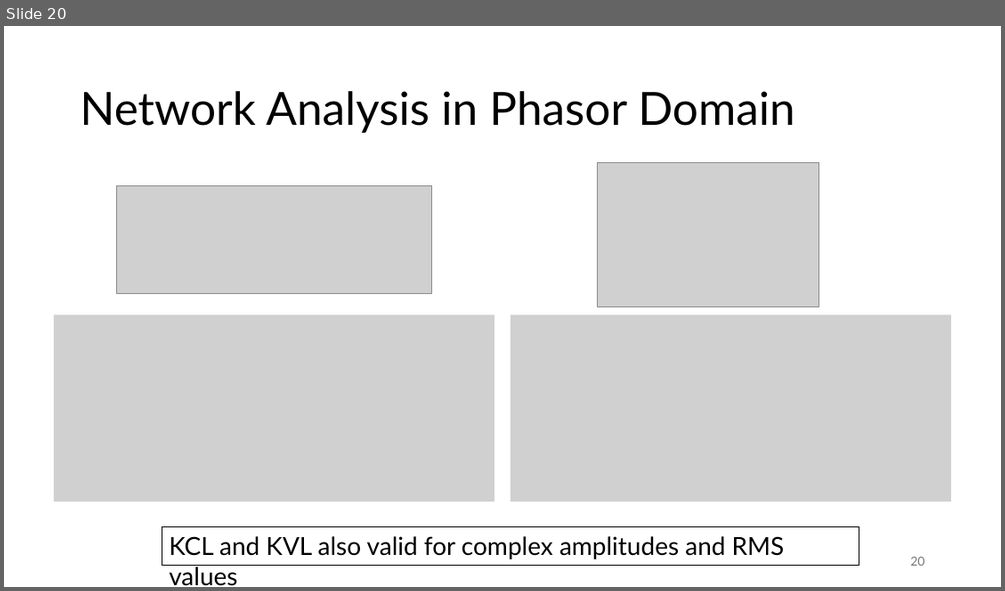
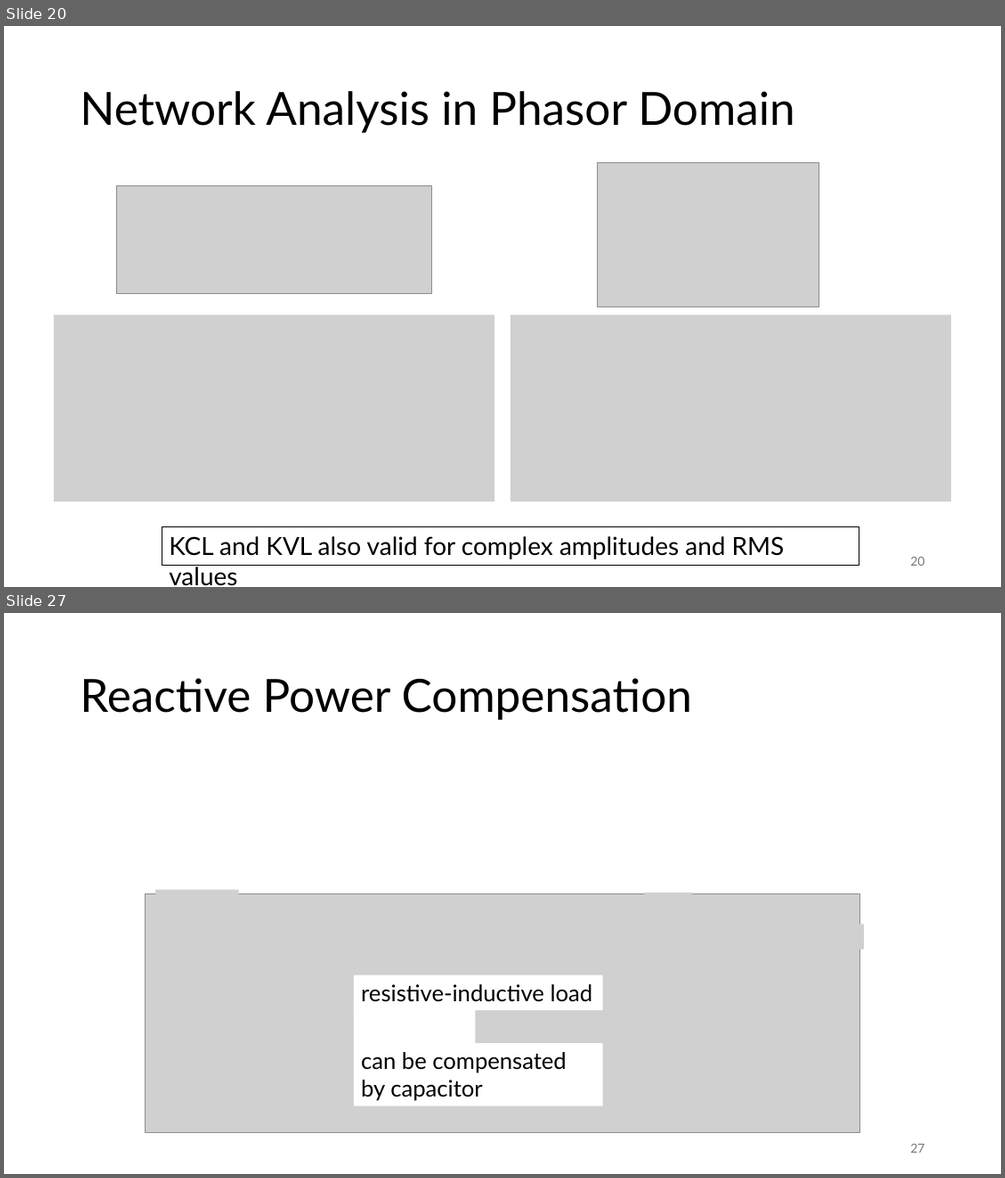
Before and after one commit to FelixWick/intro_electrical_eng, a slide deck: 4_ACtech.pptx. Shown one above the other, each under a label of ours: slide 20 before the commit, slides 20 and 27 after it; the slides between them are not shown. The pictures are 1005x591 and 1005x1178 pixels, drawn with LibreOffice and Linux fonts; fonts in the diff are those of the drawing; grey boxes stand for pictures. Boxes give left, top, right and bottom in pixels: in the first picture for what was removed or moved away, otherwise in the second. Text is boxed around its words. In the diff, an @@ line names an element or a change of style, - is before the commit and + after.

Commit message:
AC power

```diff
--- a/4_ACtech.pptx
+++ b/4_ACtech.pptx
@@ slide 27 added at [4, 613, 1001, 1174], background #FFFFFF @@
@@ title added at [80, 678, 692, 720], 44 pt, text #000000 @@
+Reactive Power Compensation
@@ group added at [146, 890, 864, 1133]: 5 pictures, 3 rectangles @@
+resistive-inductive load
+can be compensated by capacitor
@@ page number added at [910, 1143, 924, 1152], 12 pt, text #797979 @@
+27
```
Also in this commit, not shown: 3 slides changed, 5 other slides added.
